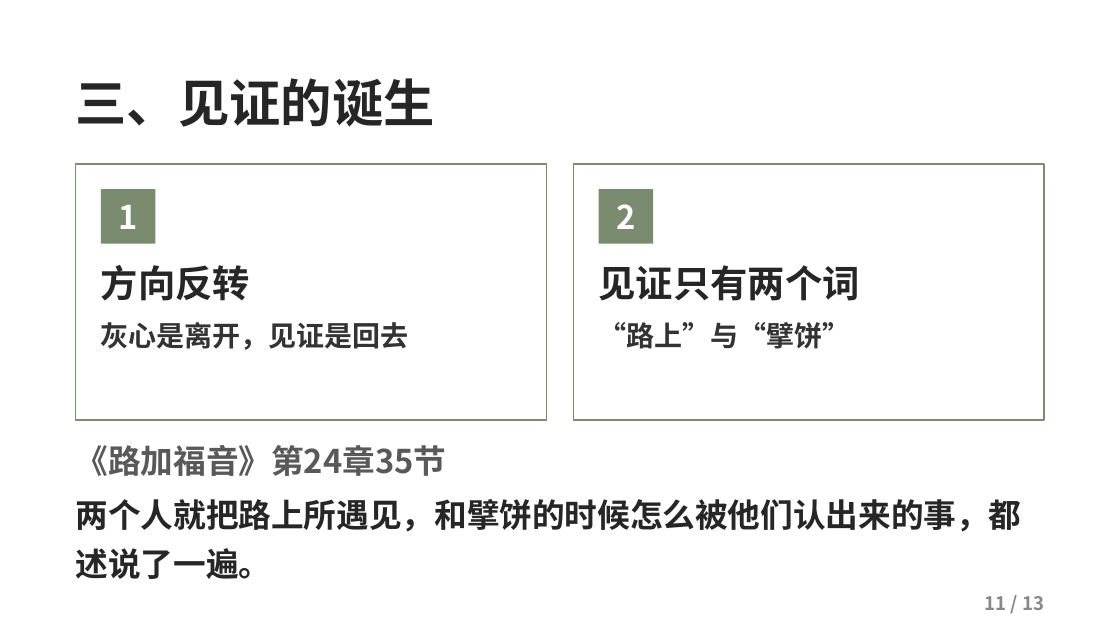
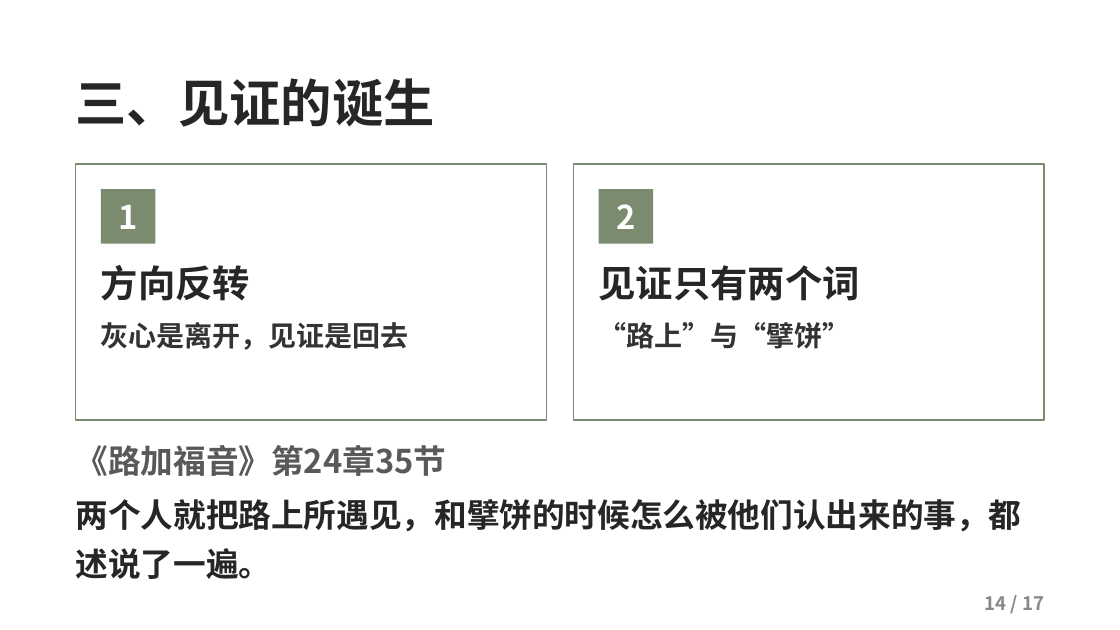
Before and after one commit to kaylechou/propresenter-lyric-tool, a slide deck: slide 14 of docs/从灰心到见证.pptx (slide 11 before the commit). Drawn at 1120x630 pixels with LibreOffice and Linux fonts; fonts in the diff are those of the drawing; background and template pictures are left out. Boxes give left, top, right and bottom in pixels: in the first picture for what was removed or moved away, otherwise in the second. Text is boxed around its words. In the diff, an @@ line names an element or a change of style, - is before the commit and + after.

```diff
--- a/docs/从灰心到见证.pptx
+++ b/docs/从灰心到见证.pptx
@@ text at [985, 596, 1044, 610]: text changed @@
-11 / 13
+14 / 17
```
Also in this commit, not shown: 12 other slides changed, 4 slides added.
